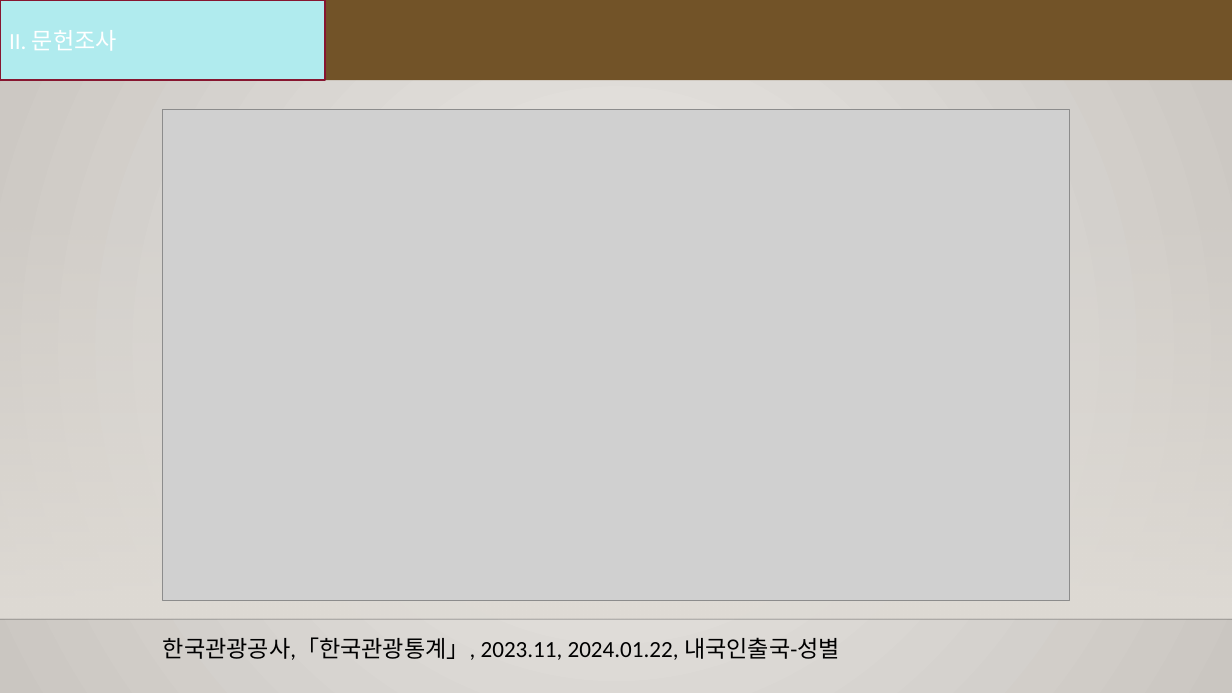
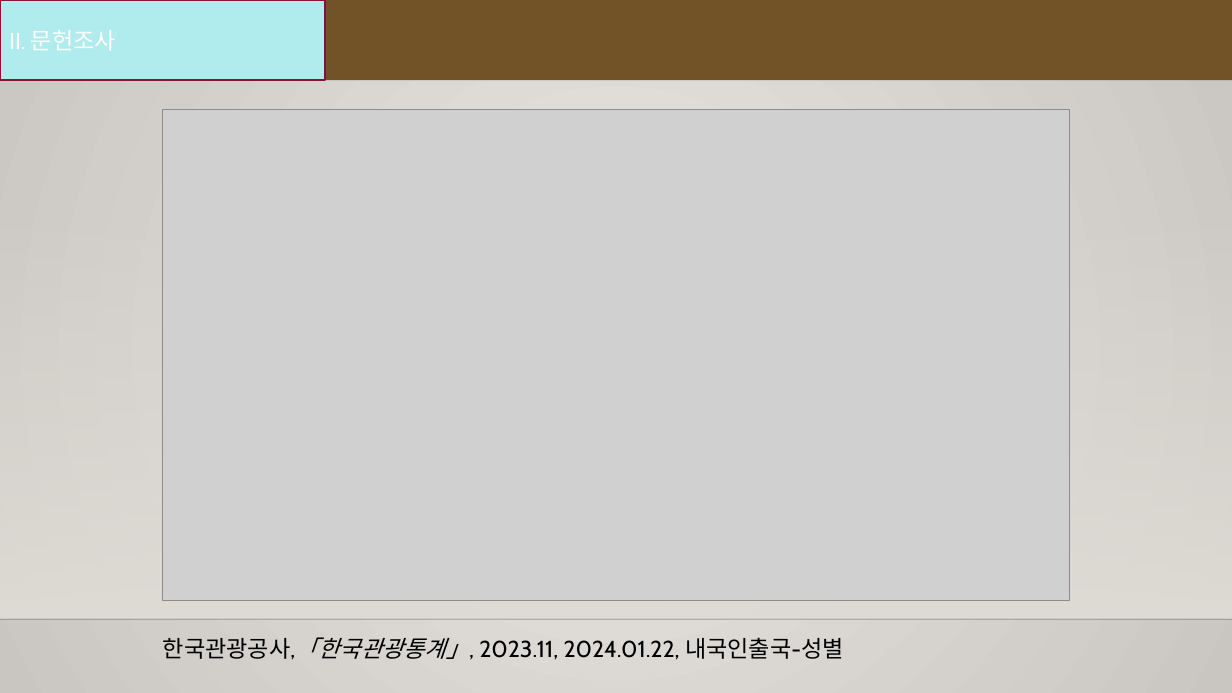
Before and after one commit to hyk2202/semi_project_2, a slide deck: slide 7 of Semi project.pptx (slide 5 before the commit). Drawn at 1232x693 pixels with LibreOffice and Linux fonts; fonts in the diff are those of the drawing; grey boxes stand for pictures; background and template pictures are left out. Boxes give left, top, right and bottom in pixels: in the first picture for what was removed or moved away, otherwise in the second. Text is boxed around its words. In the diff, an @@ line names an element or a change of style, - is before the commit and + after.

```diff
--- a/Semi project.pptx
+++ b/Semi project.pptx
@@ background gradient #ECEAE7 to #CAC7C1 to gradient #EBE9E6 to #C9C5C0 @@
@@ rectangle "II. 문헌조사" at (x1=0, y1=0, x2=325, y2=80): font Calibri to Cabin; outline #871631 1.25 pt to #851530 1.25 pt @@
@@ text "한국관광공사,「한국관광통계」, 2023.11, 2024.01.22, 내국인출국-성별" at (x1=163, y1=637, x2=844, y2=660): font Calibri to Cabin; italic on in "한국관광공사,「한국관광통계」," @@
```
Also in this commit, not shown: 5 other slides changed, 19 slides added, 9 other files.
